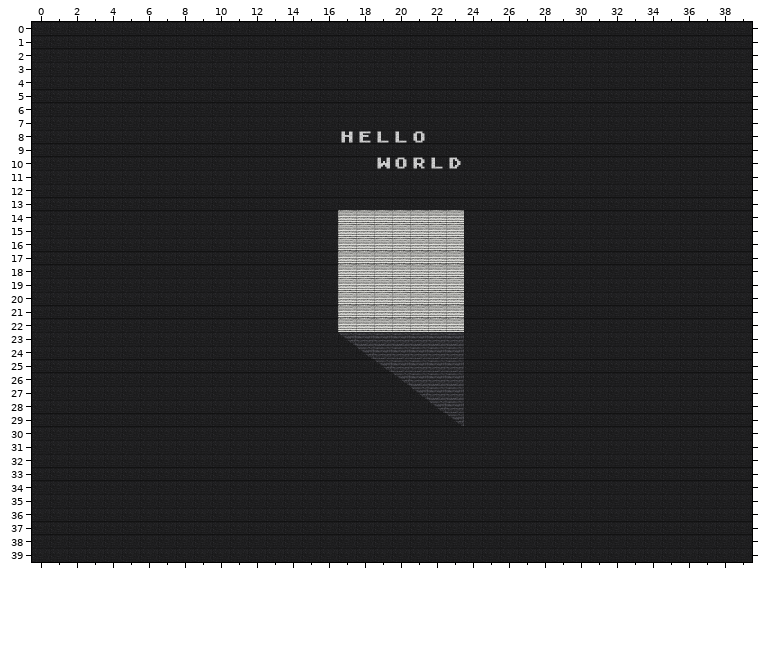
Two states of a Tiled map (JSON), prototypes/default/map.tmj. The picture above was drawn from the file before the commit.
Cells are 40x30 px. Shown: x 0..39, y 0..39.
And afterwards:
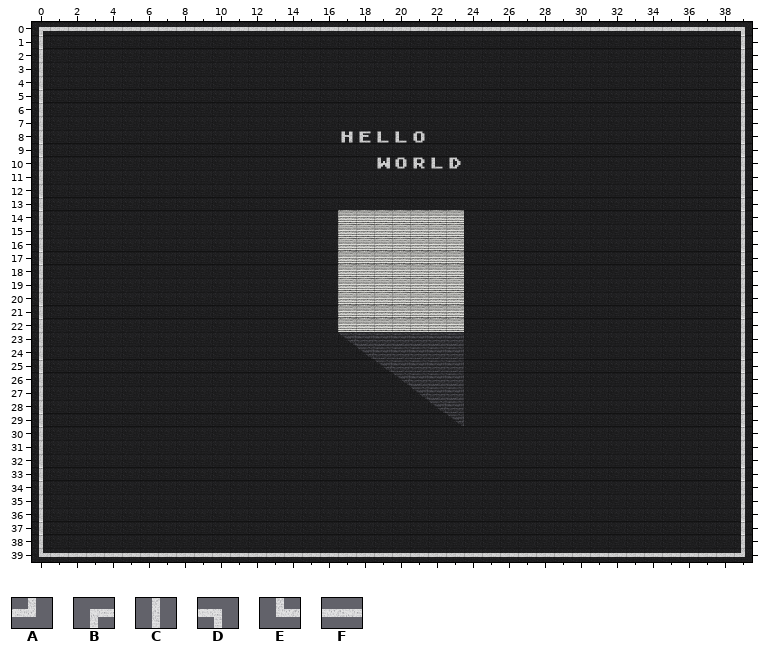
Key: from "static-tiles": A 211, B 212, C 226, D 232, E 233, F 237.
_ is an empty cell.
Change:
{"where": "layer \"floor\""}
{"y":0,"x":0,"old":"________________________________________","new":"BFFFFFFFFFFFFFFFFFFFFFFFFFFFFFFFFFFFFFFD"}
{"y":1,"x":0,"old":"_","new":"C"}
{"y":1,"x":39,"old":"_","new":"C"}
{"y":2,"x":0,"old":"_","new":"C"}
{"y":2,"x":39,"old":"_","new":"C"}
{"y":3,"x":0,"old":"_","new":"C"}
{"y":3,"x":39,"old":"_","new":"C"}
{"y":4,"x":0,"old":"_","new":"C"}
{"y":4,"x":39,"old":"_","new":"C"}
{"y":5,"x":0,"old":"_","new":"C"}
{"y":5,"x":39,"old":"_","new":"C"}
{"y":6,"x":0,"old":"_","new":"C"}
{"y":6,"x":39,"old":"_","new":"C"}
{"y":7,"x":0,"old":"_","new":"C"}
{"y":7,"x":39,"old":"_","new":"C"}
{"y":8,"x":0,"old":"_","new":"C"}
{"y":8,"x":39,"old":"_","new":"C"}
{"y":9,"x":0,"old":"_","new":"C"}
{"y":9,"x":39,"old":"_","new":"C"}
{"y":10,"x":0,"old":"_","new":"C"}
{"y":10,"x":39,"old":"_","new":"C"}
{"y":11,"x":0,"old":"_","new":"C"}
{"y":11,"x":39,"old":"_","new":"C"}
{"y":12,"x":0,"old":"_","new":"C"}
{"y":12,"x":39,"old":"_","new":"C"}
{"y":13,"x":0,"old":"_","new":"C"}
{"y":13,"x":39,"old":"_","new":"C"}
{"y":14,"x":0,"old":"_","new":"C"}
{"y":14,"x":39,"old":"_","new":"C"}
{"y":15,"x":0,"old":"_","new":"C"}
{"y":15,"x":39,"old":"_","new":"C"}
{"y":16,"x":0,"old":"_","new":"C"}
{"y":16,"x":39,"old":"_","new":"C"}
{"y":17,"x":0,"old":"_","new":"C"}
{"y":17,"x":39,"old":"_","new":"C"}
{"y":18,"x":0,"old":"_","new":"C"}
{"y":18,"x":39,"old":"_","new":"C"}
{"y":19,"x":0,"old":"_","new":"C"}
{"y":19,"x":39,"old":"_","new":"C"}
{"y":20,"x":0,"old":"_","new":"C"}
{"y":20,"x":39,"old":"_","new":"C"}
{"y":21,"x":0,"old":"_","new":"C"}
{"y":21,"x":39,"old":"_","new":"C"}
{"y":22,"x":0,"old":"_","new":"C"}
{"y":22,"x":39,"old":"_","new":"C"}
{"y":23,"x":0,"old":"_","new":"C"}
{"y":23,"x":39,"old":"_","new":"C"}
{"y":24,"x":0,"old":"_","new":"C"}
{"y":24,"x":39,"old":"_","new":"C"}
{"y":25,"x":0,"old":"_","new":"C"}
{"y":25,"x":39,"old":"_","new":"C"}
{"y":26,"x":0,"old":"_","new":"C"}
{"y":26,"x":39,"old":"_","new":"C"}
{"y":27,"x":0,"old":"_","new":"C"}
{"y":27,"x":39,"old":"_","new":"C"}
{"y":28,"x":0,"old":"_","new":"C"}
{"y":28,"x":39,"old":"_","new":"C"}
{"y":29,"x":0,"old":"_","new":"C"}
{"y":29,"x":39,"old":"_","new":"C"}
{"y":30,"x":0,"old":"_","new":"C"}
{"y":30,"x":39,"old":"_","new":"C"}
{"y":31,"x":0,"old":"_","new":"C"}
{"y":31,"x":39,"old":"_","new":"C"}
{"y":32,"x":0,"old":"_","new":"C"}
{"y":32,"x":39,"old":"_","new":"C"}
{"y":33,"x":0,"old":"_","new":"C"}
{"y":33,"x":39,"old":"_","new":"C"}
{"y":34,"x":0,"old":"_","new":"C"}
{"y":34,"x":39,"old":"_","new":"C"}
{"y":35,"x":0,"old":"_","new":"C"}
{"y":35,"x":39,"old":"_","new":"C"}
{"y":36,"x":0,"old":"_","new":"C"}
{"y":36,"x":39,"old":"_","new":"C"}
{"y":37,"x":0,"old":"_","new":"C"}
{"y":37,"x":39,"old":"_","new":"C"}
{"y":38,"x":0,"old":"_","new":"C"}
{"y":38,"x":39,"old":"_","new":"C"}
{"y":39,"x":0,"old":"________________________________________","new":"EFFFFFFFFFFFFFFFFFFFFFFFFFFFFFFFFFFFFFFA"}
